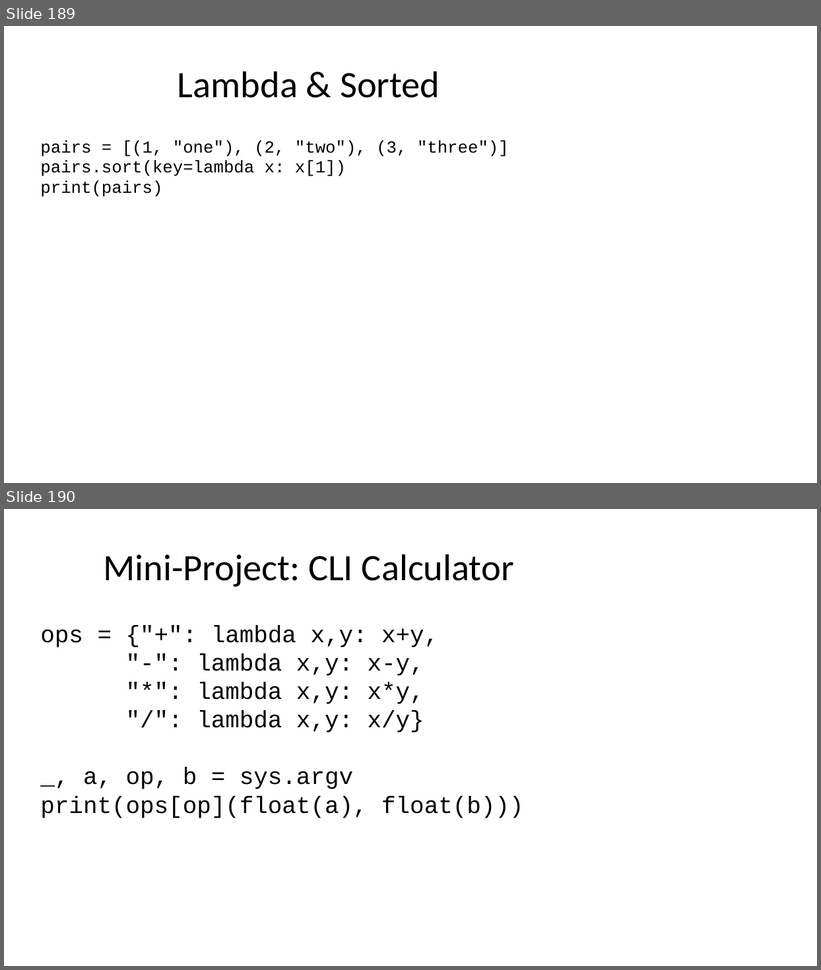
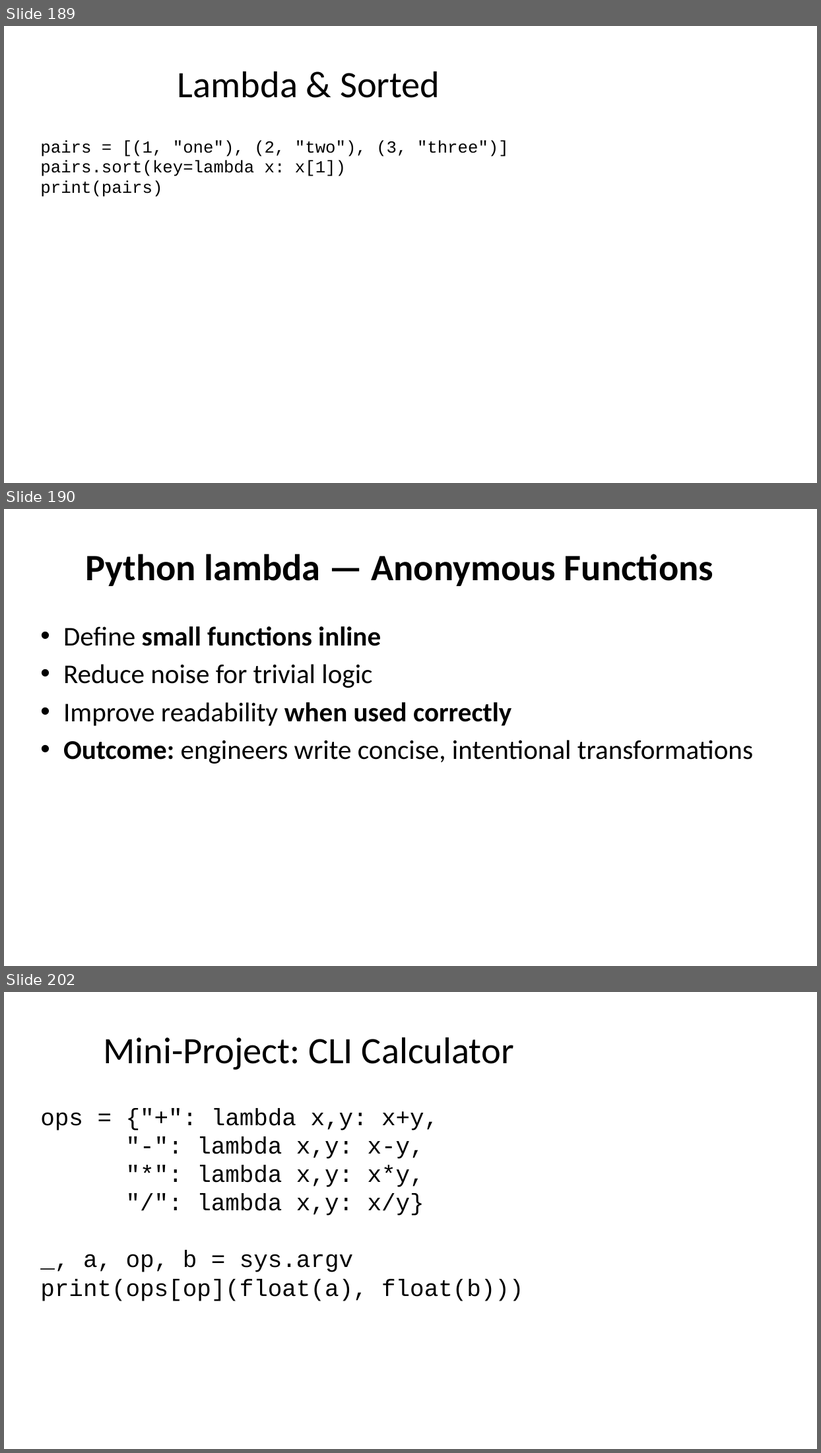
Before and after one commit to seanwhs/3-Day-Python-Crash-Course, a slide deck: Python_Crash_Course_2025.pptx. Shown one above the other, each under a label of ours: slides 189 and 190 before the commit, slides 189, 190 and 202 after it; the slides between them are not shown. The pictures are 821x970 and 821x1453 pixels, drawn with LibreOffice and Linux fonts; fonts in the diff are those of the drawing. Boxes give left, top, right and bottom in pixels: in the first picture for what was removed or moved away, otherwise in the second. Text is boxed around its words. In the diff, an @@ line names an element or a change of style, - is before the commit and + after.

```diff
--- a/Python_Crash_Course_2025.pptx
+++ b/Python_Crash_Course_2025.pptx
@@ slide 190 added at (x1=4, y1=509, x2=817, y2=966), background #FFFFFF @@
@@ title added at (x1=85, y1=554, x2=714, y2=586), 44 pt, text #000000, bold @@
+Python lambda — Anonymous Functions
@@ text added at (x1=63, y1=626, x2=753, y2=764), 32 pt, text #000000 @@
+• Define small functions inline
+• Reduce noise for trivial logic
+• Improve readability when used correctly
+• Outcome: engineers write concise, intentional transformations
@@ what was slide 190 is now slide 202 @@
```
Also in this commit, not shown: 11 other slides added.
